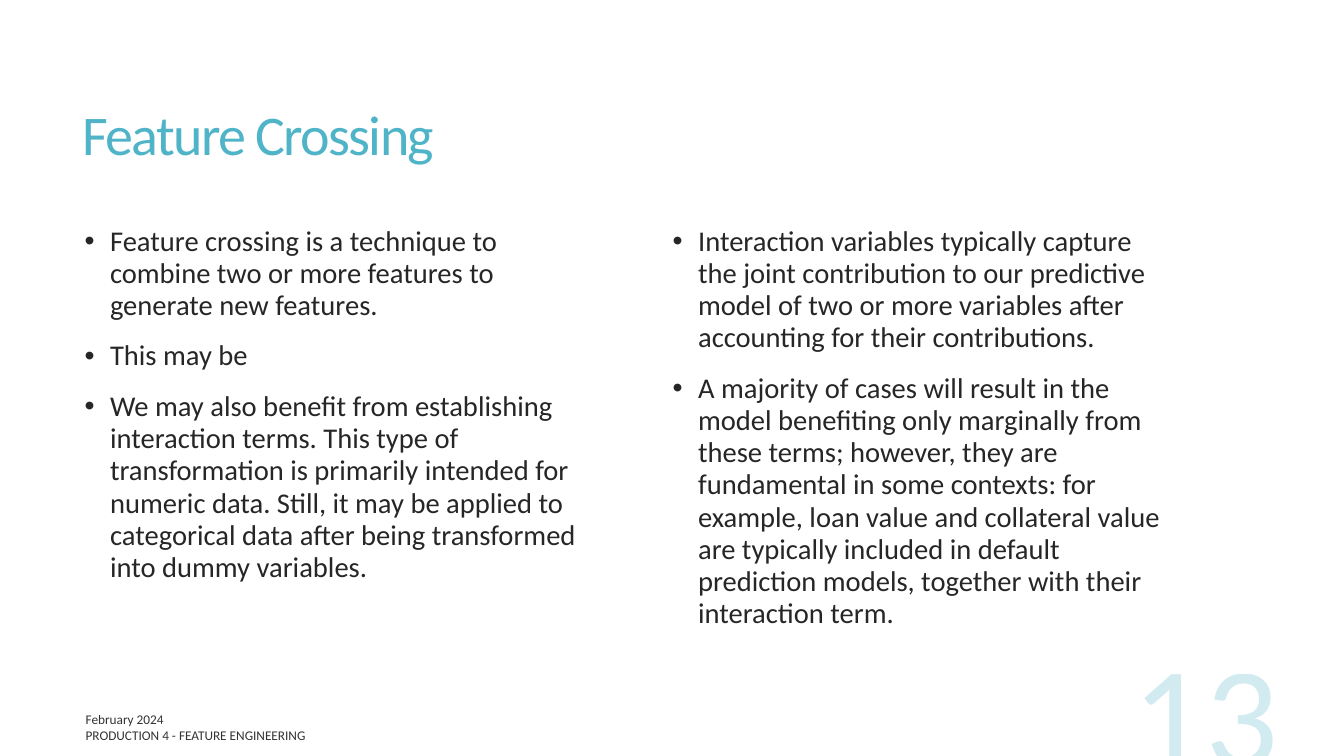
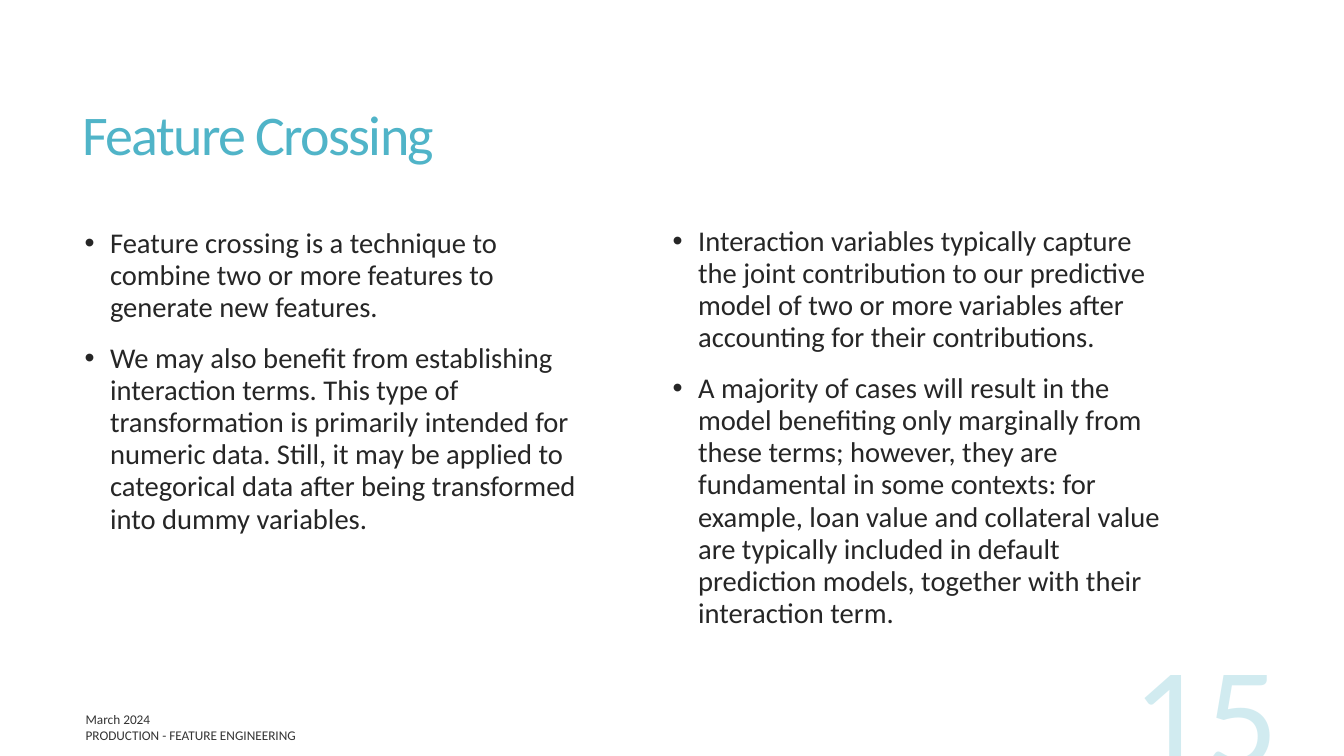
Before and after one commit to UofT-DSI/production, a slide deck: slide 15 of docs/part_4/production_4.pptx (slide 13 before the commit). Drawn at 1344x756 pixels with LibreOffice and Linux fonts; fonts in the diff are those of the drawing. Boxes give left, top, right and bottom in pixels: in the first picture for what was removed or moved away, otherwise in the second. Text is boxed around its words. In the diff, an @@ line names an element or a change of style, - is before the commit and + after.

```diff
--- a/docs/part_4/production_4.pptx
+++ b/docs/part_4/production_4.pptx
@@ text at box(110, 345, 247, 370): paragraph removed @@
-• This may be
@@ page number at box(966, 648, 1289, 756): text changed @@
-13
+15
@@ text at box(86, 715, 150, 724): text changed @@
-February 2024
+March 2024
@@ text at box(86, 731, 296, 740): text changed @@
-PRODUCTION 4 - FEATURE ENGINEERING
+PRODUCTION - FEATURE ENGINEERING
```
Also in this commit, not shown: 26 other slides changed, 4 slides added, 2 other files.
